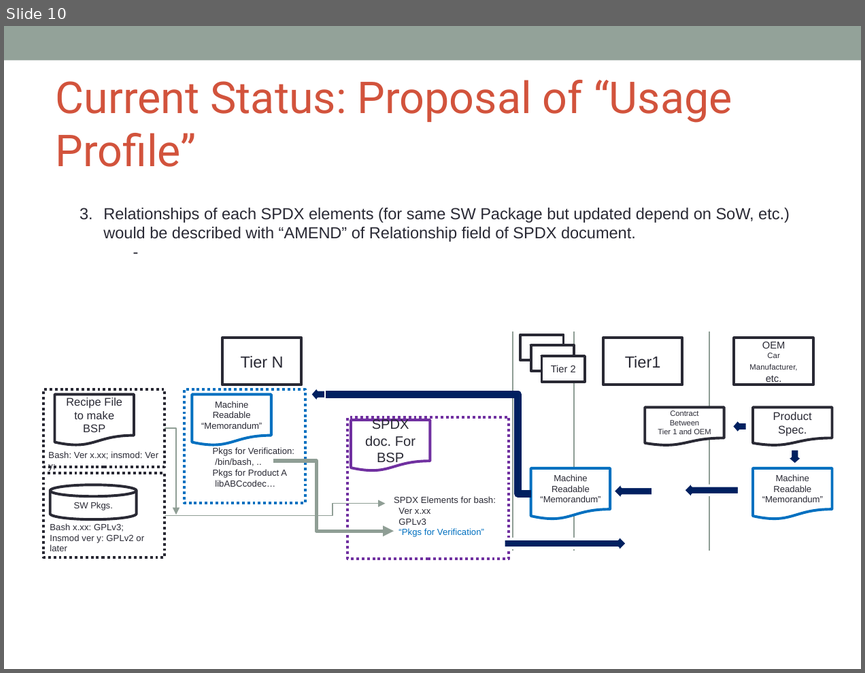
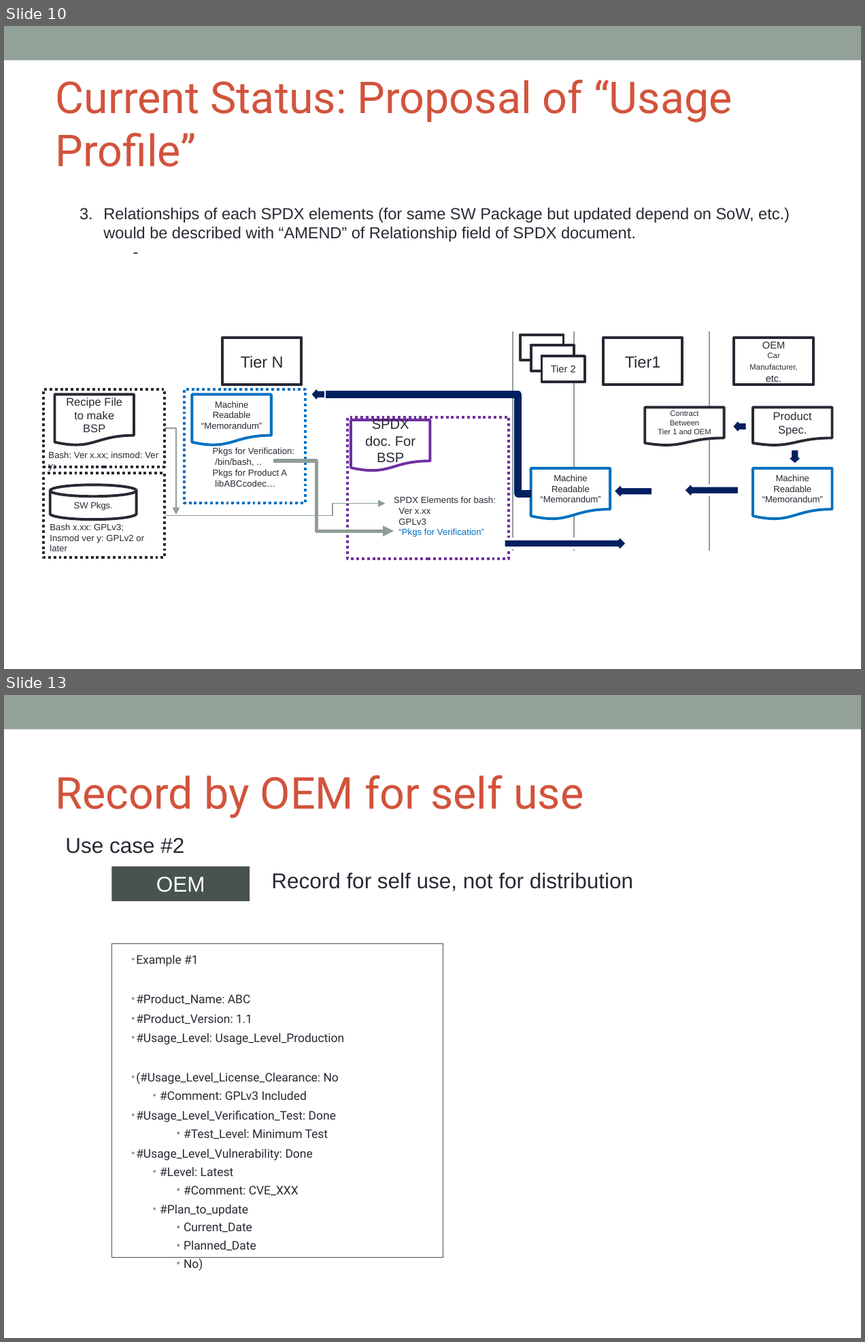
Before and after one commit to OpenChain-Project/OpenChain-JWG, a slide deck: License-Info-Exchange/UsageProfile/Proposal/Background_of_Proposal_of_UsageProfile_CC0.pptx. Shown one above the other, each under a label of ours: slide 10 before the commit, slides 10 and 13 after it; the slides between them are not shown. The pictures are 865x673 and 865x1342 pixels, drawn with LibreOffice and Linux fonts; fonts in the diff are those of the drawing; background and template pictures are left out. Boxes give left, top, right and bottom in pixels: in the first picture for what was removed or moved away, otherwise in the second. Text is boxed around its words. In the diff, an @@ line names an element or a change of style, - is before the commit and + after.

```diff
--- a/License-Info-Exchange/UsageProfile/Proposal/Background_of_Proposal_of_UsageProfile_CC0.pptx
+++ b/License-Info-Exchange/UsageProfile/Proposal/Background_of_Proposal_of_UsageProfile_CC0.pptx
@@ slide 13 added at box(4, 695, 861, 1338), background #FFFFFF; not listed: 1 template element that a slide beside it also shows @@
@@ title added at box(56, 775, 583, 818), 36.9 pt, text #D2533C @@
+Record by OEM for self use
@@ text added at box(65, 838, 184, 853), 18 pt, text #292934 @@
+Use case #2
@@ rectangle added at box(112, 866, 250, 900), fill #47534C, 18 pt, text #FFFFFF @@
+OEM
@@ text added at box(271, 872, 633, 891), 18 pt, text #292934 @@
+Record for self use, not for distribution
@@ text added at box(112, 943, 443, 1257), fill #FFFFFF, outline #47534C 0.75 pt, 10 pt, text #292934 @@
+• Example #1
+• #Product_Name: ABC
+• #Product_Version: 1.1
+• #Usage_Level: Usage_Level_Production
+• (#Usage_Level_License_Clearance: No
+  • #Comment: GPLv3 Included
+• #Usage_Level_Verification_Test: Done
+    • #Test_Level: Minimum Test
+• #Usage_Level_Vulnerability: Done
+  • #Level: Latest
+    • #Comment: CVE_XXX
+  • #Plan_to_update
+    • Current_Date
+    • Planned_Date
+    • No)
```
Also in this commit, not shown: 1 slide changed, 1 other slide added.
